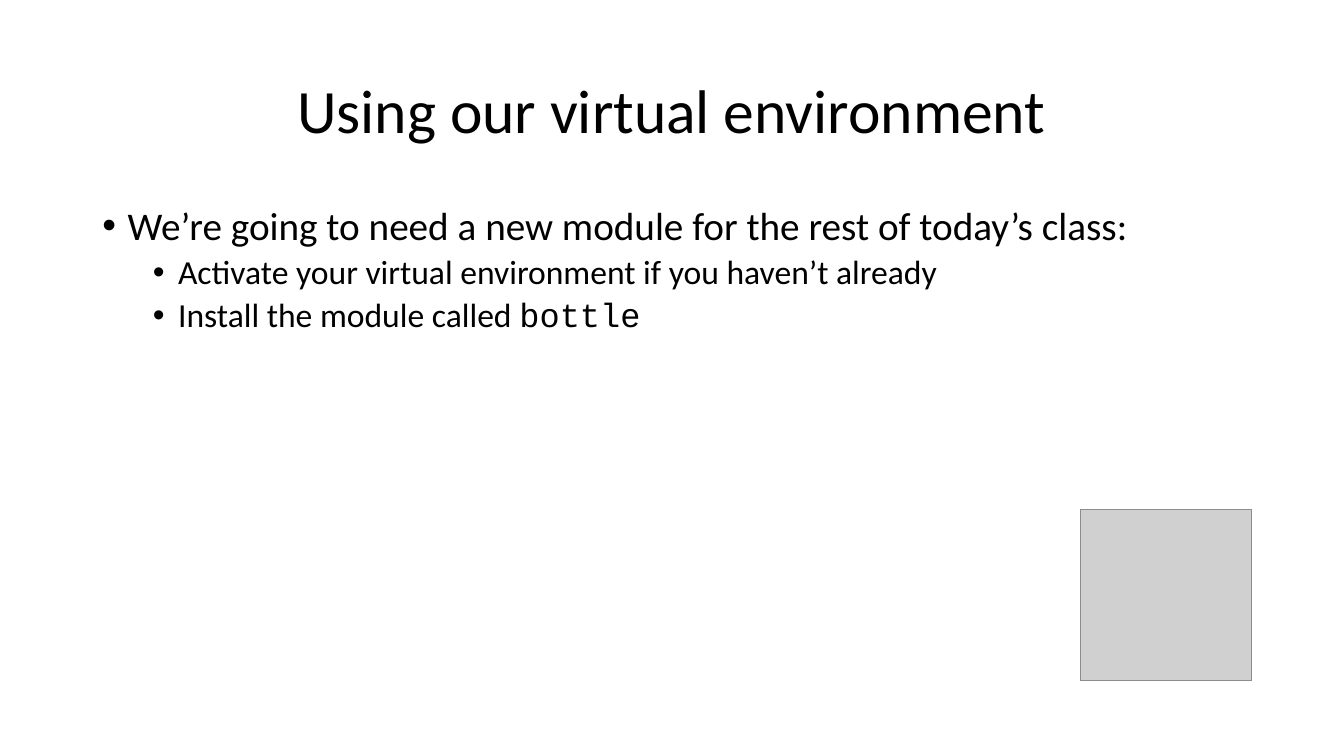
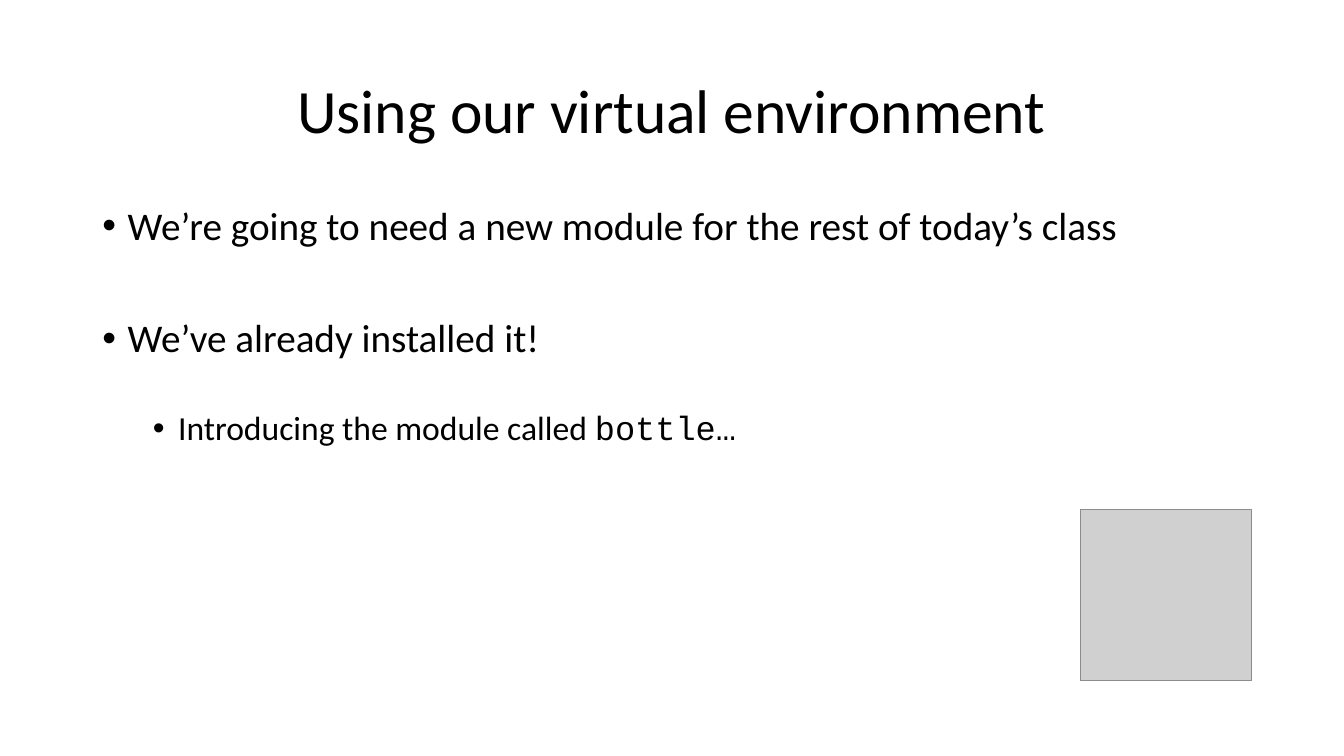
Before and after one commit to wilkotom/python_examples, a slide deck: slide 7 of Python Level 2/Lesson 6/Session 6.pptx. Drawn at 1344x756 pixels with LibreOffice and Linux fonts; fonts in the diff are those of the drawing; grey boxes stand for pictures. Boxes give left, top, right and bottom in pixels: in the first picture for what was removed or moved away, otherwise in the second. Text is boxed around its words. In the diff, an @@ line names an element or a change of style, - is before the commit and + after.

Commit message:
pipenv not virtualenv

```diff
--- a/Python Level 2/Lesson 6/Session 6.pptx
+++ b/Python Level 2/Lesson 6/Session 6.pptx
@@ text at <box>128,212,1117,446</box>: text changed; size 24 to 28 pt @@
-• We’re going to need a new module for the rest of today’s class:
-  • Activate your virtual environment if you haven’t already
-  • Install the module called bottle
+• We’re going to need a new module for the rest of today’s class
+• We’ve already installed it!
+  • Introducing the module called bottle…
```
Also in this commit, not shown: 2 other slides changed, 1 slide added.
